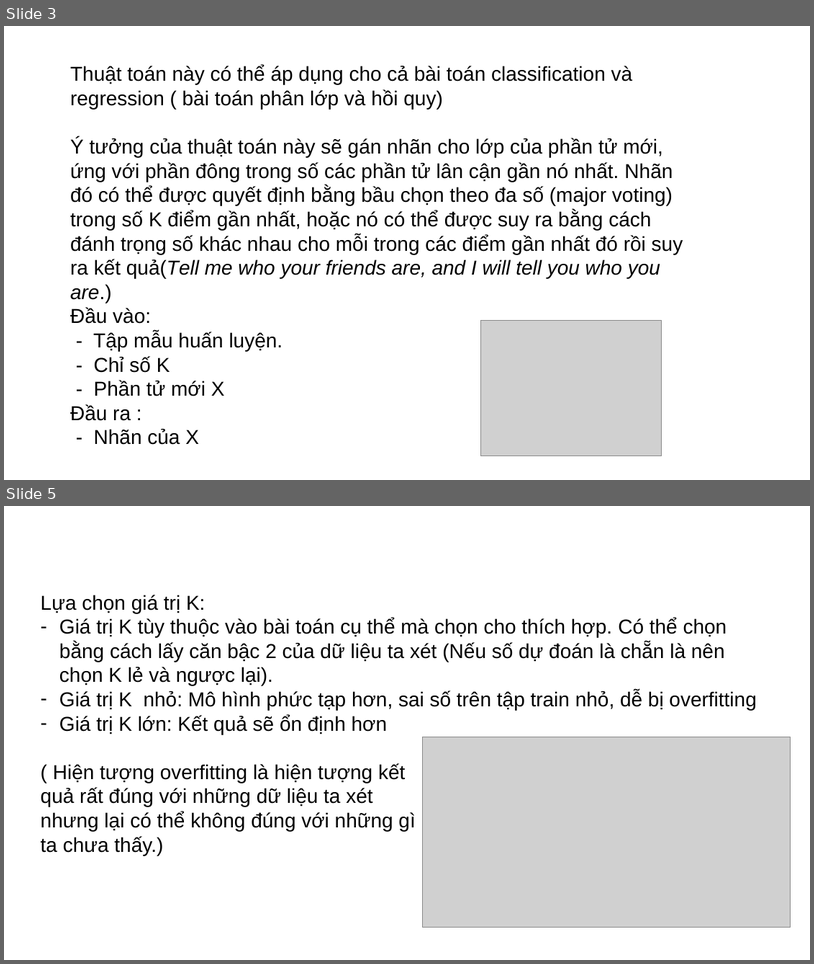
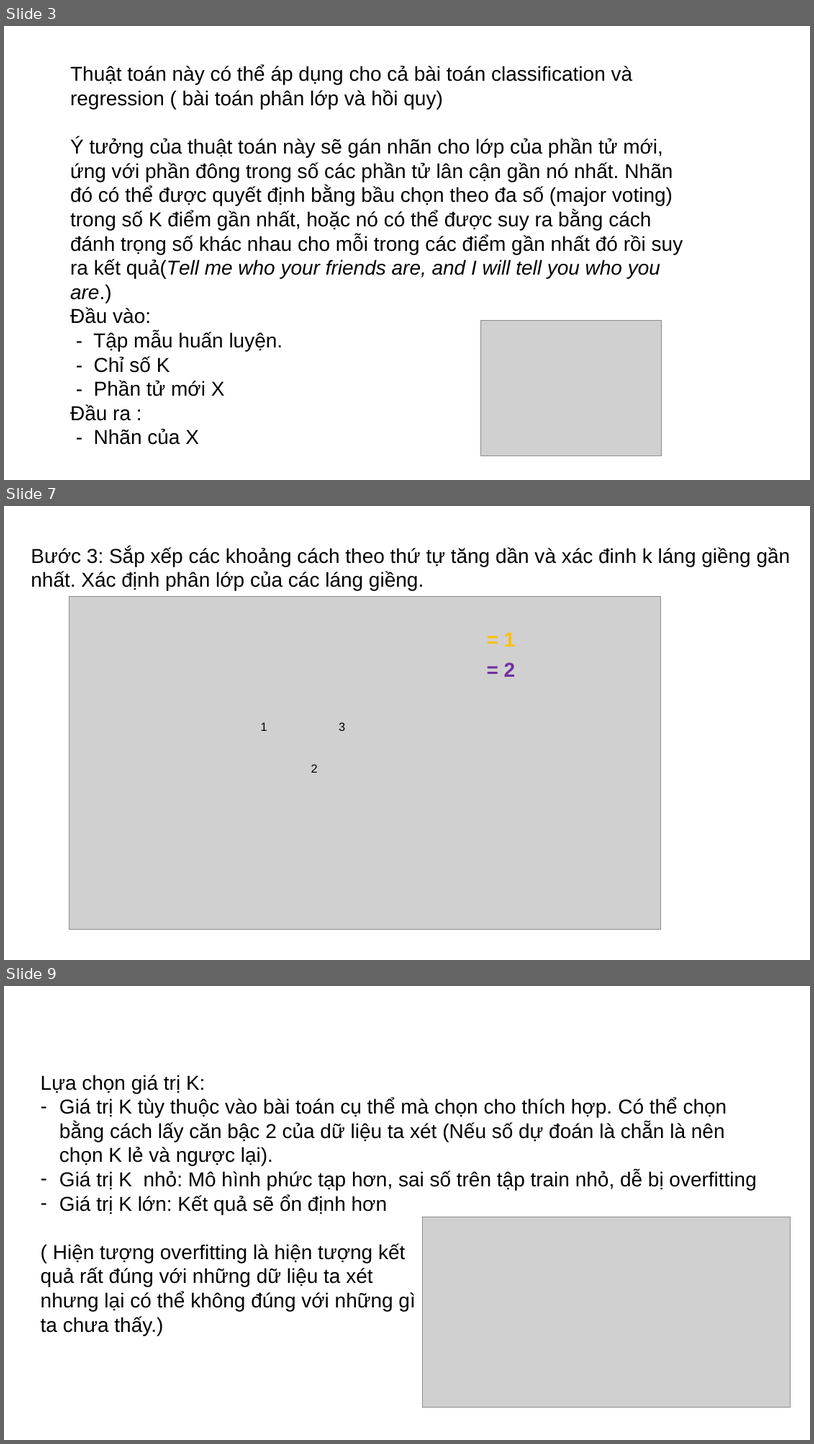
Before and after one commit to doanquocnhan/Credit-Card-Fraud-Detection-Using-KNN, a slide deck: BaoCao_4Tuandau.pptx. Shown one above the other, each under a label of ours: slides 3 and 5 before the commit, slides 3, 7 and 9 after it; the slides between them are not shown. The pictures are 814x964 and 814x1444 pixels, drawn with LibreOffice and Linux fonts; fonts in the diff are those of the drawing; grey boxes stand for pictures. Boxes give left, top, right and bottom in pixels: in the first picture for what was removed or moved away, otherwise in the second. Text is boxed around its words. In the diff, an @@ line names an element or a change of style, - is before the commit and + after.

```diff
--- a/BaoCao_4Tuandau.pptx
+++ b/BaoCao_4Tuandau.pptx
@@ slide 7 added at (4,506,810,960), background #FFFFFF @@
@@ text added at (31,547,791,590), 24 pt, text #000000 @@
+Bước 3: Sắp xếp các khoảng cách theo thứ tự tăng dần và xác đinh k láng giềng gần nhất. Xác định phân lớp của các láng giềng.
@@ text added at (504,632,516,646), 24 pt, text #FFC000, bold @@
+= 1
@@ text added at (504,662,516,677), 24 pt, text #7030A0, bold @@
+= 2
@@ group added at (69,596,661,929): 3 texts, 1 picture @@
+1
+2
+3
@@ what was slide 5 is now slide 9 @@
```
Also in this commit, not shown: 2 slides changed, 4 other slides added.
